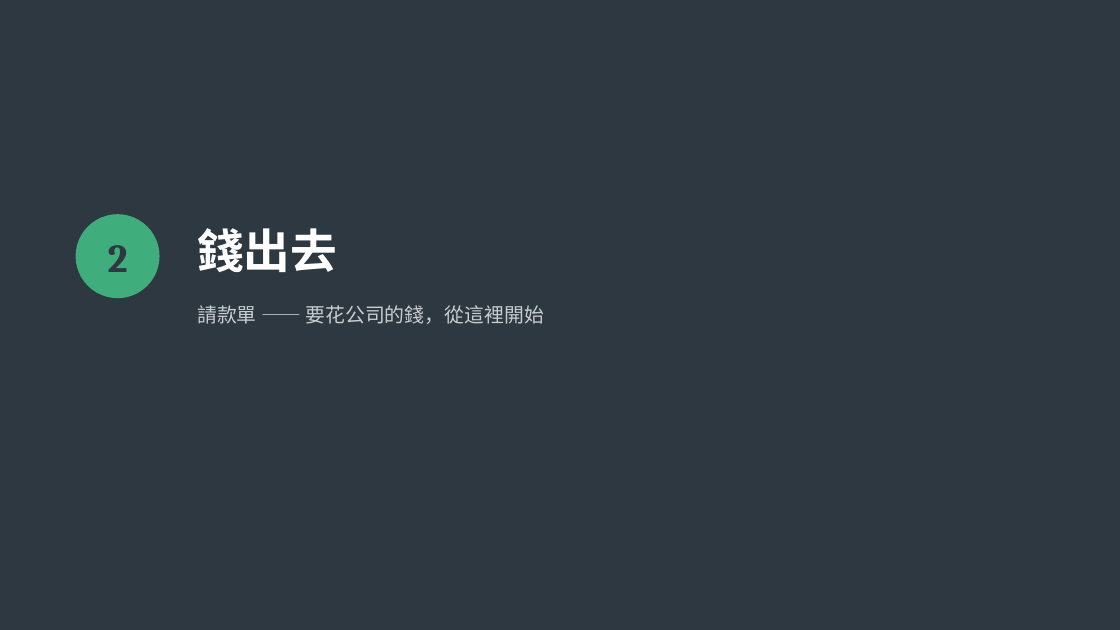
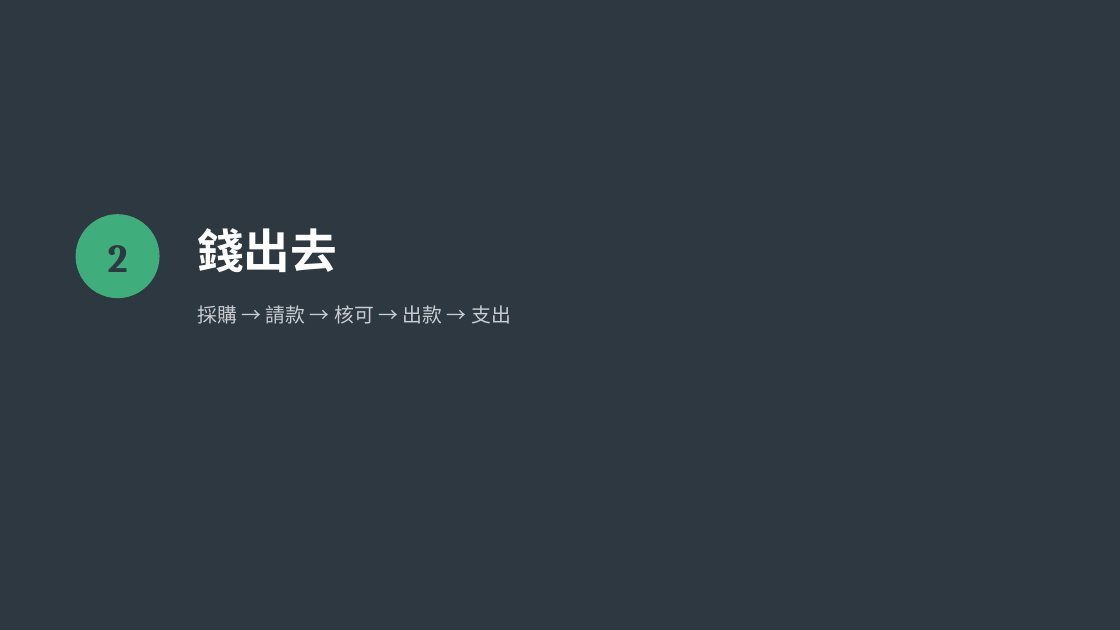
Before and after one commit to twlo79/anxing-web, a slide deck: slide 10 of docs/安幸上工ERP_管家操作說明.pptx (slide 9 before the commit). Drawn at 1120x630 pixels with LibreOffice and Linux fonts; fonts in the diff are those of the drawing. Boxes give left, top, right and bottom in pixels: in the first picture for what was removed or moved away, otherwise in the second. Text is boxed around its words. In the diff, an @@ line names an element or a change of style, - is before the commit and + after.

```diff
--- a/docs/安幸上工ERP_管家操作說明.pptx
+++ b/docs/安幸上工ERP_管家操作說明.pptx
@@ text at (197, 305, 511, 324): text changed @@
-請款單 —— 要花公司的錢，從這裡開始
+採購 → 請款 → 核可 → 出款 → 支出
```
Also in this commit, not shown: 7 other slides changed, 4 slides added, 1 slide removed, 4 other files.
